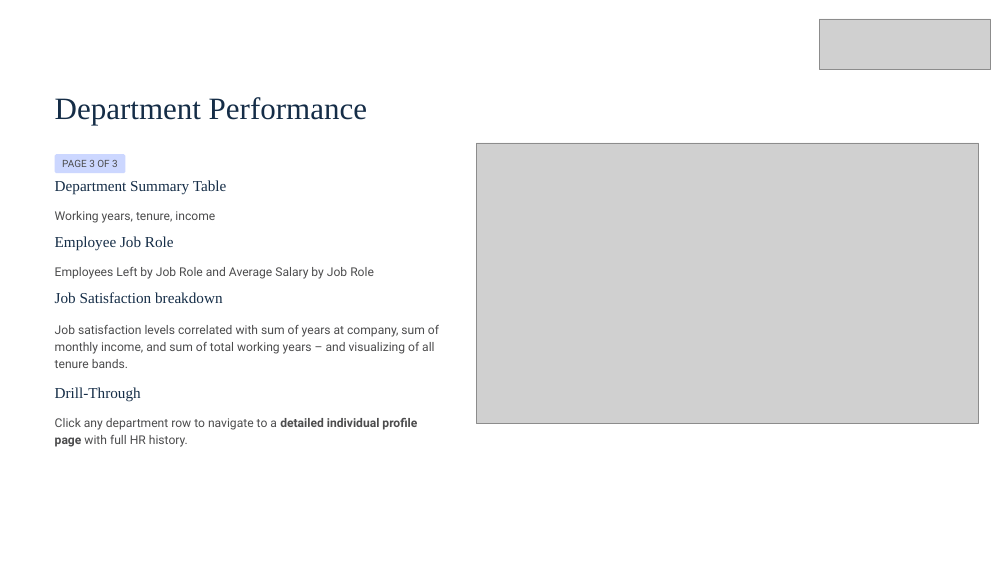
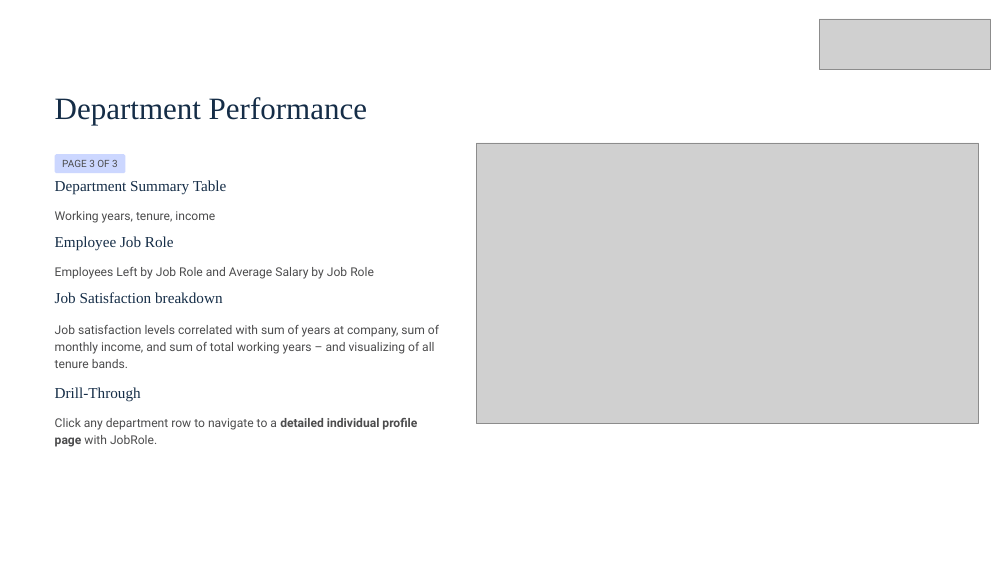
Before and after one commit to Ishan2025-new/Power-BI-Project----HR-Employee-Analytics-Dashboard, a slide deck: slide 10 of HR-Employee-Analytics-Dashboard.pptx. Drawn at 1008x567 pixels with LibreOffice and Linux fonts; fonts in the diff are those of the drawing; grey boxes stand for pictures. Boxes give left, top, right and bottom in pixels: in the first picture for what was removed or moved away, otherwise in the second. Text is boxed around its words. In the diff, an @@ line names an element or a change of style, - is before the commit and + after.

```diff
--- a/HR-Employee-Analytics-Dashboard.pptx
+++ b/HR-Employee-Analytics-Dashboard.pptx
@@ text at <box>55,418,417,447</box>: text changed @@
-Click any department row to navigate to a detailed individual profile page with full HR history.
+Click any department row to navigate to a detailed individual profile page with JobRole.
```
Also in this commit, not shown: 2 other slides changed.
